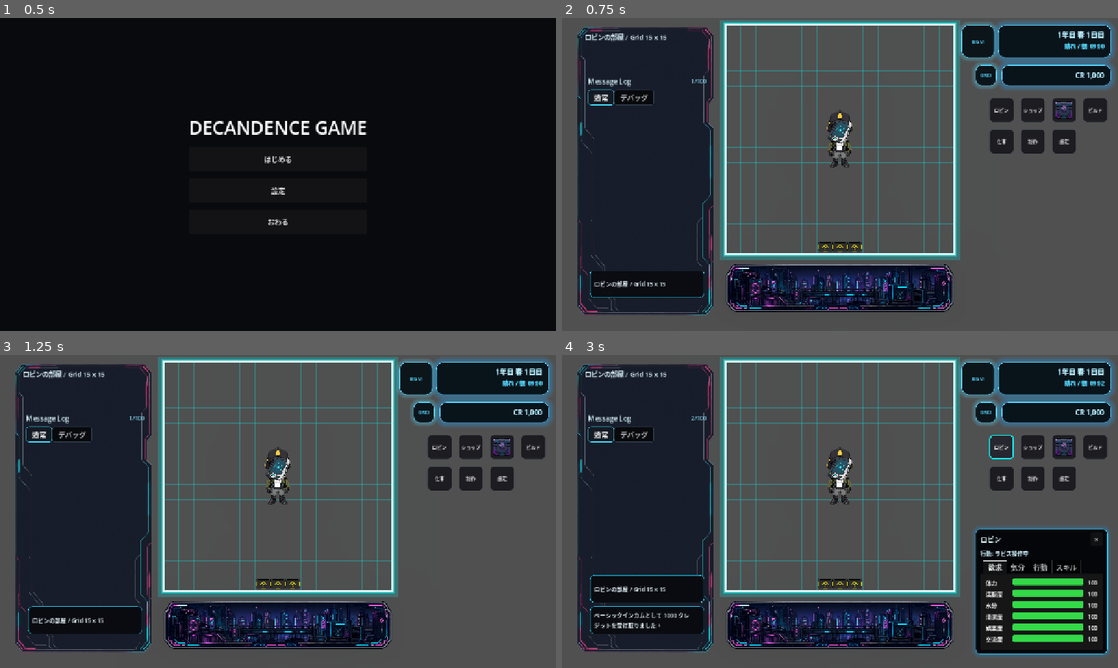
Above: before the commit, frames 1-4 (two rows, left to right).
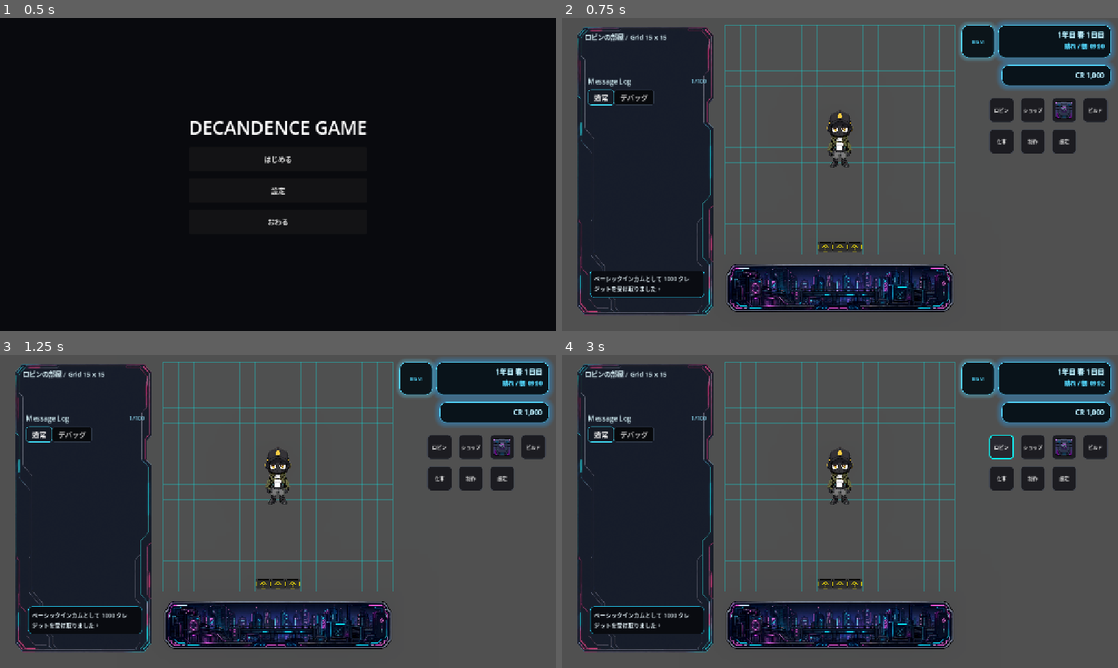
Above: after the commit, the same moments.

Repository: grimoire1089-coder/optimistic
Game: Godot game, scene res://Scenes/Boot/TitleScene.tscn
Same seed, same stepped clock (60 frames per second), same inputs: the game is played once before the commit and once after it. Sound files missing from this copy of the repository are replaced by a short silence.
Inputs:
- Up to frame 1 (0.5 s): no input
- Up to frame 2 (0.75 s): click "はじめる" at 0.5 s
- Up to frame 3 (1.25 s): no input
- Up to frame 4 (3 s): click "BGM" at 1.25 s; click "OFF" at 2 s; click "ロビン" at 2.75 s

Frame 1 is identical in both runs. In frame 2, 4.5% of the frame differs, in the area x 5-79%, y 0-88%; in frame 3, 4.5%; in frame 4, 16%, in the area x 5-99%, y 0-96%.
Error after the commit: Parse Error: Function "_setup_click_area()" not found in base self. (res://Scripts/Characters/Robin/RobinWanderActor.gd:45)

Commit message:
Add Robin debug reset and grid snap helpers

Diff:
--- a/Scripts/Characters/Robin/RobinWanderActor.gd
+++ b/Scripts/Characters/Robin/RobinWanderActor.gd
@@ -13,6 +13,8 @@
 ]
 
 @export var start_at_movement_area_center: bool = true
+@export var snap_start_position_to_grid: bool = true
+@export var debug_actor_grid_footprint: Vector2i = Vector2i(2, 4)
 @export var display_name: String = "ロビン"
 @export var sprite_click_padding: Vector2 = Vector2(24.0, 24.0)
 @export var click_sfx: AudioStream
@@ -54,6 +56,8 @@
 	action_item_display_module.setup(self)
 	if start_at_movement_area_center:
 		global_position = wander_module.get_movement_center()
+	if snap_start_position_to_grid:
+		call_deferred("_snap_start_position_to_grid_deferred")
 	walk_animator.setup()
 
 
@@ -243,6 +247,70 @@
 	return needs_module.get_lowest_need_id()
 
 
+func debug_reset_actions_and_snap_to_grid() -> bool:
+	var reset_any := debug_reset_all_actions()
+	velocity = Vector2.ZERO
+	var snapped := snap_to_nearest_walkable_grid()
+	if wander_module != null:
+		wander_module.clamp_body_to_movement_area()
+	return reset_any or snapped
+
+
+func debug_reset_all_actions() -> bool:
+	var reset_any := false
+	reset_any = _debug_reset_behavior(entrance_travel_behavior_module) or reset_any
+	reset_any = _debug_reset_behavior(craft_behavior_module) or reset_any
+	reset_any = _debug_reset_behavior(sleep_behavior_module) or reset_any
+	reset_any = _debug_reset_behavior(hydrate_behavior_module) or reset_any
+	reset_any = _debug_reset_behavior(hygiene_behavior_module) or reset_any
+	reset_any = _debug_reset_behavior(sit_behavior_module) or reset_any
+	velocity = Vector2.ZERO
+	return reset_any
+
+
+func snap_to_nearest_walkable_grid() -> bool:
+	var room_map := _get_room_map()
+	if room_map == null:
+		if wander_module != null:
+			return wander_module.clamp_body_to_movement_area()
+		return false
+
+	var footprint := _get_debug_actor_grid_footprint()
+	var nearest_cell := _get_nearest_walkable_top_left_cell(global_position, footprint)
+	if not _is_valid_debug_grid_position(nearest_cell):
+		return false
+
+	var snapped_position := room_map.grid_to_world_area_center(nearest_cell, footprint)
+	var changed := global_position.distance_squared_to(snapped_position) > 0.001
+	global_position = snapped_position
+	velocity = Vector2.ZERO
+	if wander_module != null:
+		wander_module.clamp_body_to_movement_area()
+	return changed
+
+
+func get_debug_actor_grid_summary() -> String:
+	var room_map := _get_room_map()
+	if room_map == null:
+		return "grid: no room map"
+	var footprint := _get_debug_actor_grid_footprint()
+	var top_left := _get_actor_top_left_grid_position(footprint)
+	var can_stand := _is_debug_grid_area_walkable(top_left, footprint)
+	return "grid=%s footprint=%s walkable=%s pos=(%.1f, %.1f)" % [
+		str(top_left),
+		str(footprint),
+		str(can_stand),
+		global_position.x,
+		global_position.y,
+	]
+
+
+func _snap_start_position_to_grid_deferred() -> void:
+	if not snap_start_position_to_grid:
+		return
+	snap_to_nearest_walkable_grid()
+
+
 func _should_skip_sleep_move_and_slide() -> bool:
 	if sleep_behavior_module == null:
 		return false
@@ -260,77 +328,128 @@
 	sit_behavior_module.cancel_sitting()
 
 
-func _is_busy_for_entrance_travel() -> bool:
-	if entrance_travel_behavior_module != null and entrance_travel_behavior_module.is_active():
-		return true
-	if craft_behavior_module != null and craft_behavior_module.is_active():
-		return true
-	if sleep_behavior_module != null and sleep_behavior_module.is_active():
-		return true
-	if hydrate_behavior_module != null and hydrate_behavior_module.is_active():
-		return true
-	if hygiene_behavior_module != null and hygiene_behavior_module.is_active():
-		return true
+func _debug_reset_behavior(behavior: Node) -> bool:
+	if behavior == null:
+		return false
+	var was_active := _is_behavior_active_for_debug(behavior)
+
+	if behavior.has_method("debug_reset_action"):
+		behavior.call("debug_reset_action")
+		return true
+	if behavior.has_method("cancel_travel"):
+		behavior.call("cancel_travel")
+		return true
+	if behavior.has_method("cancel_sitting"):
+		behavior.call("cancel_sitting")
+		return true
+
+	if behavior.has_method("_stop_sleeping"):
+		behavior.call("_stop_sleeping")
+		return true
+	if behavior.has_method("_reset_action"):
+		behavior.call("_reset_action")
+		return true
+	if behavior.has_method("_finish_hydrate_action"):
+		_debug_set_property_if_exists(behavior, &"_is_drinking", false)
+		_debug_set_property_if_exists(behavior, &"_drink_food_data", null)
+		behavior.call("_finish_hydrate_action")
+		return true
+	if behavior.has_method("_finish_hygiene_action"):
+		_debug_set_property_if_exists(behavior, &"_is_showering", false)
+		behavior.call("_finish_hygiene_action")
+		return true
+
+	_debug_set_property_if_exists(behavior, &"_is_active", false)
+	_debug_set_property_if_exists(behavior, &"_path_cells", [])
+	return was_active
+
+
+func _is_behavior_active_for_debug(behavior: Node) -> bool:
+	if behavior == null:
+		return false
+	if not behavior.has_method("is_active"):
+		return false
+	return behavior.call("is_active") == true
+
+
+func _debug_set_property_if_exists(object: Object, property_name: StringName, value: Variant) -> void:
+	if object == null:
+		return
+	if not _has_property(object, property_name):
+		return
+	object.set(property_name, value)
+
+
+func _get_nearest_walkable_top_left_cell(world_position: Vector2, footprint: Vector2i) -> Vector2i:
+	var room_map := _get_room_map()
+	if room_map == null:
+		return Vector2i(-999999, -999999)
+	var grid_size := room_map.get_grid_size()
+	var safe_footprint := Vector2i(maxi(footprint.x, 1), maxi(footprint.y, 1))
+	var max_x := grid_size.x - safe_footprint.x
+	var max_y := grid_size.y - safe_footprint.y
+	if max_x < 0 or max_y < 0:
+		return Vector2i(-999999, -999999)
+
+	var nearest_cell := Vector2i(-999999, -999999)
+	var nearest_distance := INF
+	for y in range(max_y + 1):
+		for x in range(max_x + 1):
+			var cell := Vector2i(x, y)
+			if not _is_debug_grid_area_walkable(cell, safe_footprint):
+				continue
+			var center := room_map.grid_to_world_area_center(cell, safe_footprint)
+			var distance := world_position.distance_squared_to(center)
+			if distance < nearest_distance:
+				nearest_distance = distance
+				nearest_cell = cell
+	return nearest_cell
+
+
+func _is_debug_grid_area_walkable(top_left_cell: Vector2i, footprint: Vector2i) -> bool:
+	var room_map := _get_room_map()
+	if room_map == null:
+		return false
+	var safe_footprint := Vector2i(maxi(footprint.x, 1), maxi(footprint.y, 1))
+	if not room_map.is_grid_area_inside(top_left_cell, safe_footprint):
+		return false
+	var furniture_placement := _get_furniture_placement_module()
+	if furniture_placement != null and furniture_placement.has_method("can_place_at"):
+		return furniture_placement.call("can_place_at", top_left_cell, safe_footprint) == true
+	return true
+
+
+func _get_actor_top_left_grid_position(footprint: Vector2i) -> Vector2i:
+	var room_map := _get_room_map()
+	if room_map == null:
+		return Vector2i(-999999, -999999)
+	var safe_footprint := Vector2i(maxi(footprint.x, 1), maxi(footprint.y, 1))
+	var center_cell := room_map.world_to_grid(global_position)
+	return center_cell - Vector2i(floori(float(safe_footprint.x) * 0.5), floori(float(safe_footprint.y) * 0.5))
+
+
+func _get_debug_actor_grid_footprint() -> Vector2i:
+	return Vector2i(maxi(debug_actor_grid_footprint.x, 1), maxi(debug_actor_grid_footprint.y, 1))
+
+
+func _get_room_map() -> RoomMapGridModule:
+	return get_node_or_null("../RobinRoomMap") as RoomMapGridModule
+
+
+func _get_furniture_placement_module() -> Node:
+	return get_node_or_null("../FurniturePlacementModule")
+
+
+func _is_valid_debug_grid_position(grid_position: Vector2i) -> bool:
+	return grid_position != Vector2i(-999999, -999999)
+
+
+func _has_property(object: Object, property_name: StringName) -> bool:
+	if object == null:
+		return false
+	for property_info in object.get_property_list():
+		if not property_info.has("name"):
+			continue
+		if StringName(property_info["name"]) == property_name:
+			return true
 	return false
-
-
-func _connect_entrance_travel_signal() -> void:
-	if entrance_travel_behavior_module == null:
-		return
-	var callable := Callable(self, "_on_entrance_travel_completed")
-	if not entrance_travel_behavior_module.travel_completed.is_connected(callable):
-		entrance_travel_behavior_module.travel_completed.connect(callable)
-
-
-func _on_entrance_travel_completed(target_map_id: StringName) -> void:
-	entrance_travel_completed.emit(target_map_id)
-
-
-func _setup_click_area() -> void:
-	if click_area == null:
-		return
-	click_area.input_pickable = true
-	var callable := Callable(self, "_on_click_area_input_event")
-	if not click_area.input_event.is_connected(callable):
-		click_area.input_event.connect(callable)
-
-
-func _on_click_area_input_event(_viewport: Viewport, event: InputEvent, _shape_idx: int) -> void:
-	if event is InputEventMouseButton:
-		var mouse_event := event as InputEventMouseButton
-		if mouse_event.button_index == MOUSE_BUTTON_LEFT and mouse_event.pressed:
-			_select_actor()
-
-
-func _is_mouse_inside_sprite_click_rect(global_mouse_position: Vector2) -> bool:
-	if sprite == null:
-		return false
-	var local_position := sprite.to_local(global_mouse_position)
-	var rect := sprite.get_rect().grow_individual(
-		sprite_click_padding.x,
-		sprite_click_padding.y,
-		sprite_click_padding.x,
-		sprite_click_padding.y
-	)
-	return rect.has_point(local_position)
-
-
-func _select_actor() -> void:
-	_play_click_sfx()
-	selected.emit(self)
-	get_viewport().set_input_as_handled()
-
-
-func _play_click_sfx() -> void:
-	if click_sfx == null:
-		return
-	AudioPlayer.play_sfx(click_sfx, 1.0, click_sfx_volume_db)
-
-
-func _load_default_click_sfx_if_needed() -> void:
-	if click_sfx != null:
-		return
-	for path in DEFAULT_CLICK_SFX_PATHS:
-		if ResourceLoader.exists(path):
-			click_sfx = load(path) as AudioStream
-			return
